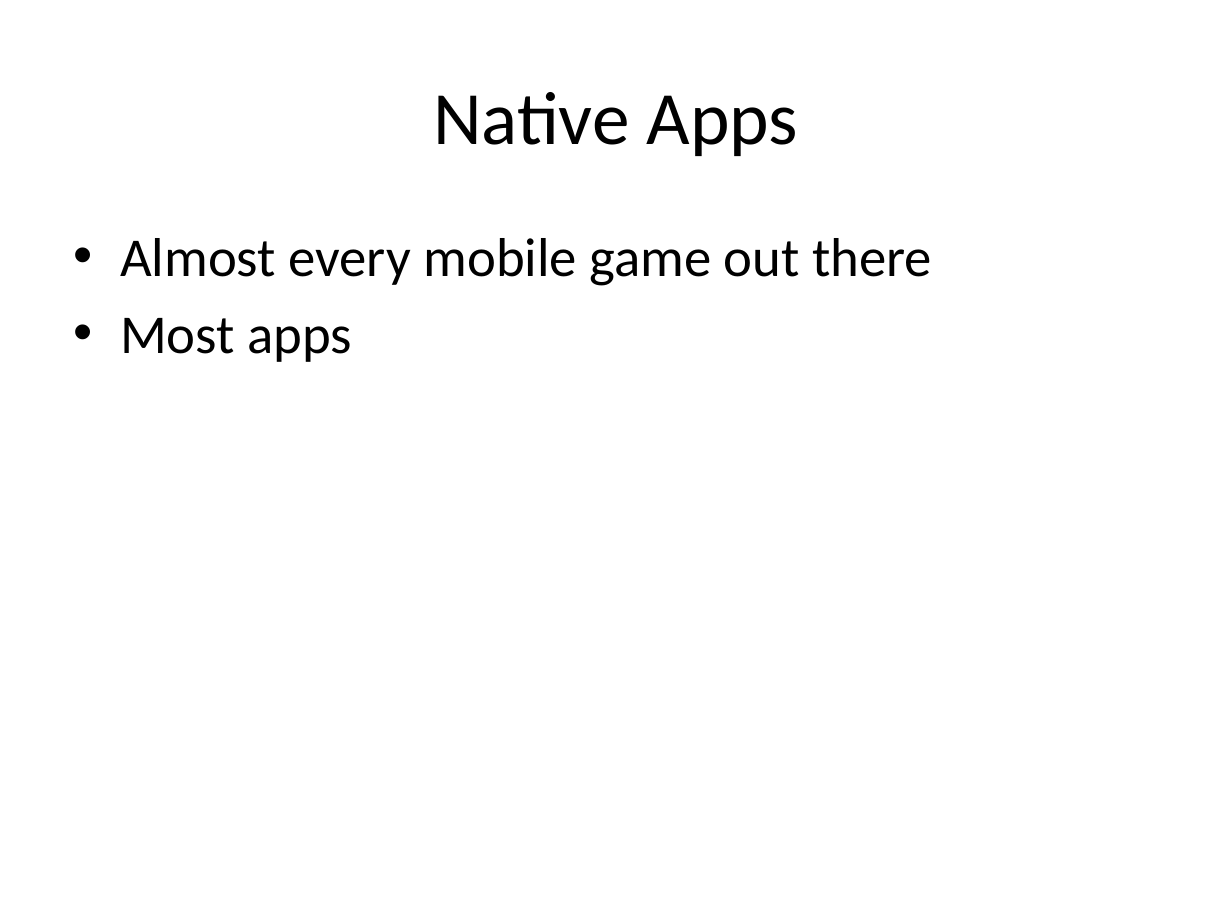
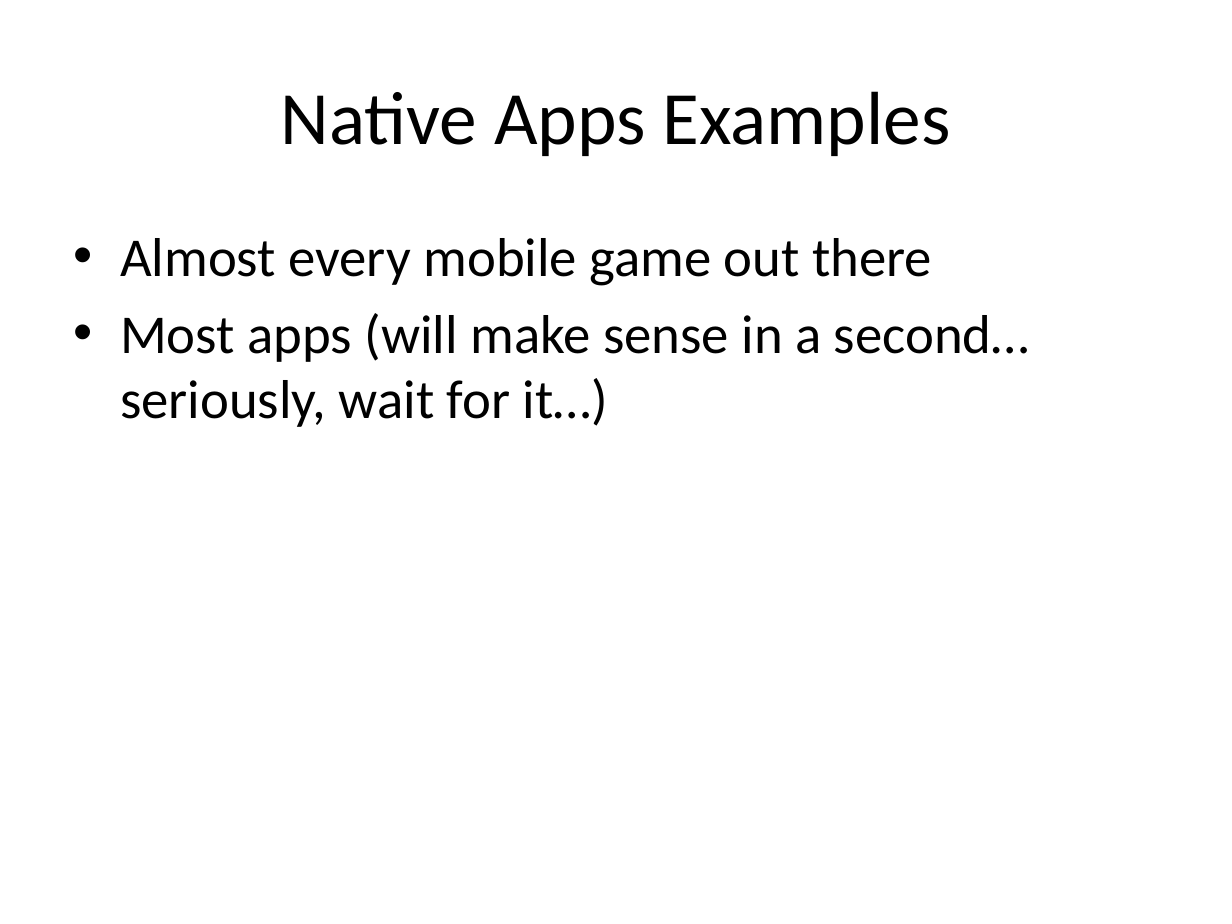
Before and after one commit to dayelostraco/SuperHappyDevDay, a slide deck: slide 39 of SHDD Mobile Presentation.pptx (slide 34 before the commit). Drawn at 1232x924 pixels with LibreOffice and Linux fonts; fonts in the diff are those of the drawing. Boxes give left, top, right and bottom in pixels: in the first picture for what was removed or moved away, otherwise in the second. Text is boxed around its words. In the diff, an @@ line names an element or a change of style, - is before the commit and + after.

Commit message:
updated presentation with cons for Hybrid apps

```diff
--- a/SHDD Mobile Presentation.pptx
+++ b/SHDD Mobile Presentation.pptx
@@ title at (280, 91, 951, 156): text changed @@
-Native Apps
+Native Apps Examples
@@ text at (120, 313, 1029, 427): text changed @@
-• Most apps
+• Most apps (will make sense in a second… seriously, wait for it…)
```
Also in this commit, not shown: 19 other slides changed, 7 slides added, 1 slide removed.
